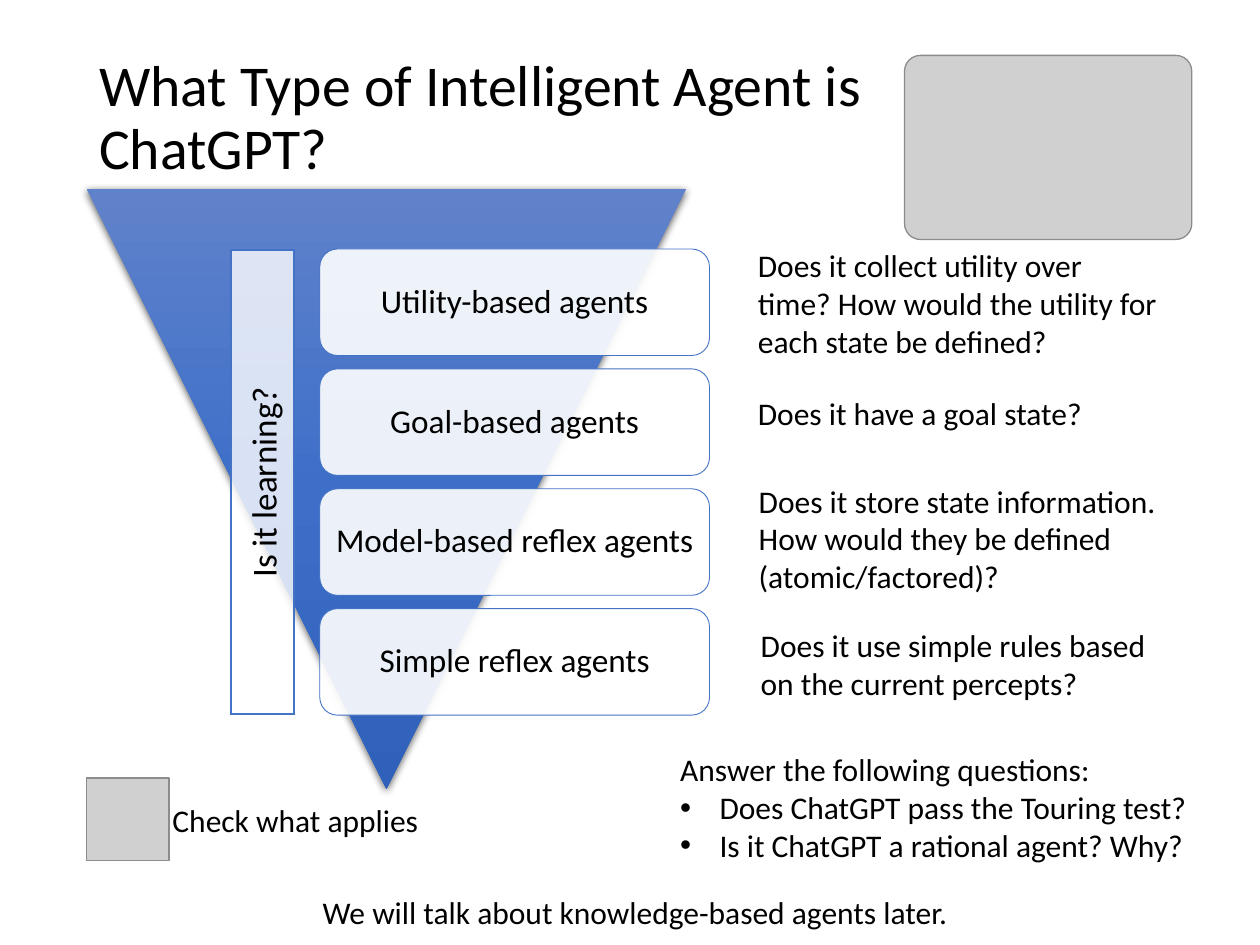
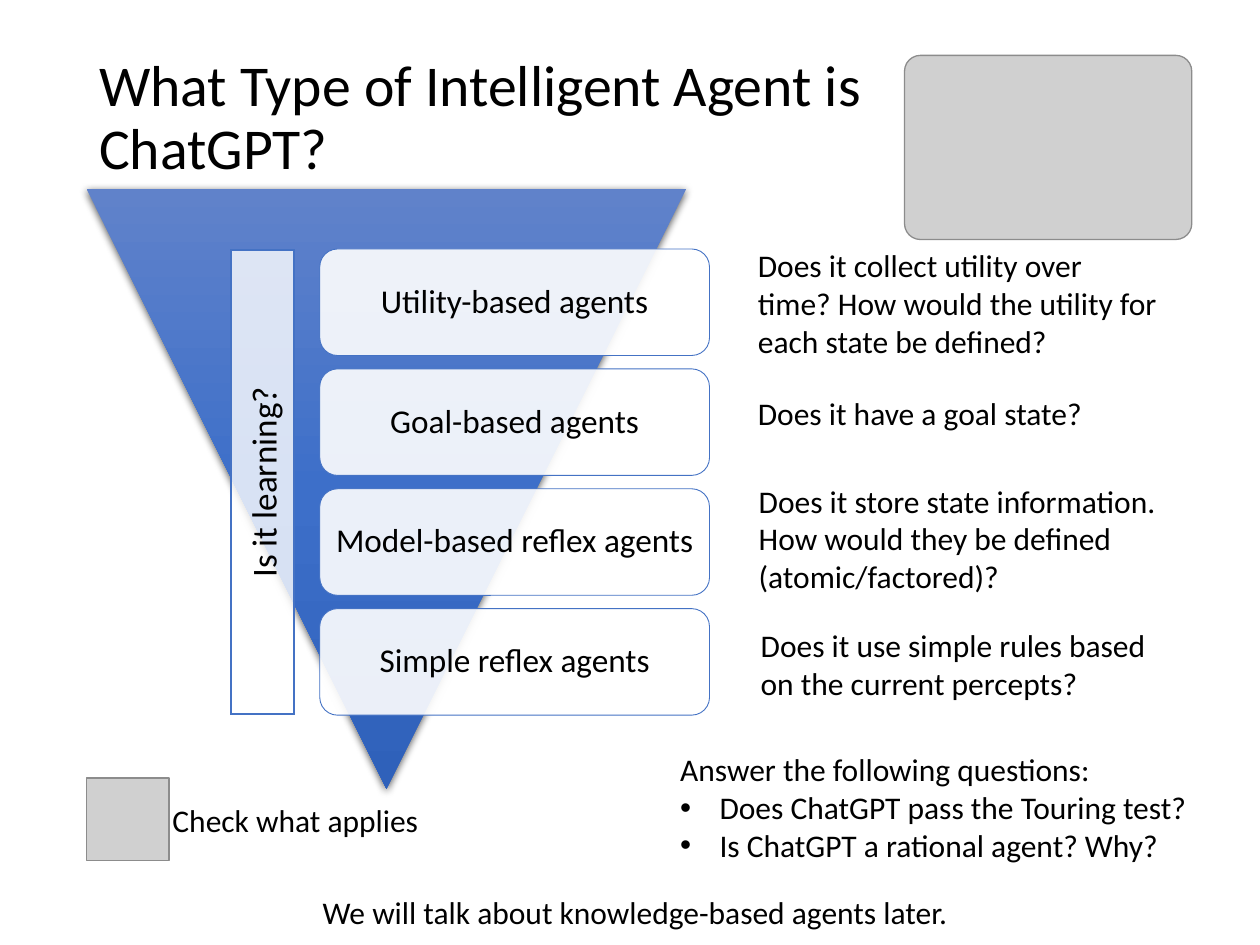
Before and after one commit to mhahsler/CS7320-AI, a slide deck: slide 37 of slides/02_agents.pptx. Drawn at 1260x945 pixels with LibreOffice and Linux fonts; fonts in the diff are those of the drawing; grey boxes stand for pictures. Boxes give left, top, right and bottom in pixels: in the first picture for what was removed or moved away, otherwise in the second. Text is boxed around its words. In the diff, an @@ line names an element or a change of style, - is before the commit and + after.

```diff
--- a/slides/02_agents.pptx
+++ b/slides/02_agents.pptx
@@ text at <box>720,835,1158,863</box>: text changed @@
-• Is it ChatGPT a rational agent? Why?
+• Is ChatGPT a rational agent? Why?
```
Also in this commit, not shown: 6 other slides changed, 1 other file.
